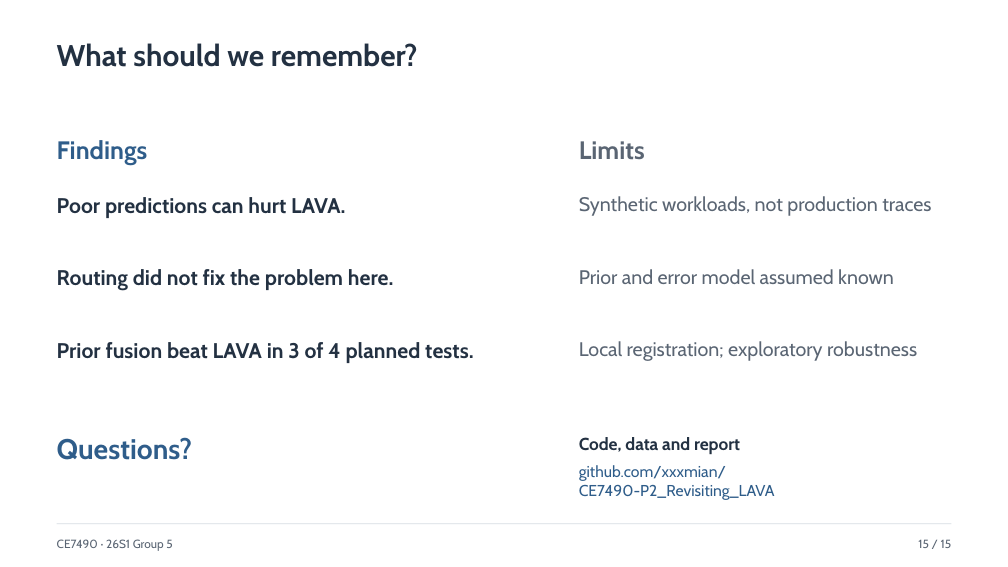
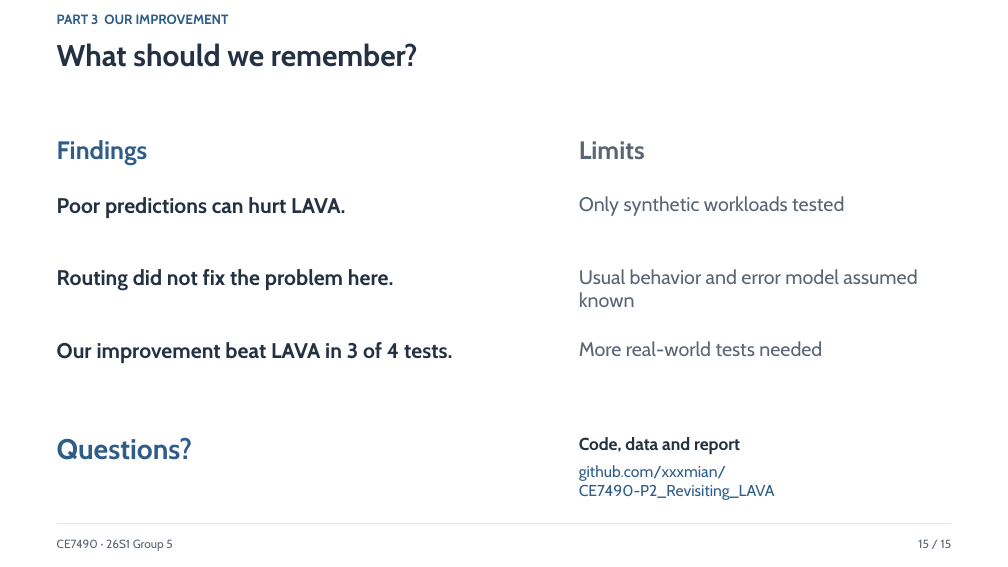
Before and after one commit to xxxmian/CE7490-P2_Revisiting_LAVA, a slide deck: slide 15 of Revisiting_Lifetime_Aware_VM_Allocation_Presentation_v4.pptx. Drawn at 1008x567 pixels with LibreOffice and Linux fonts; fonts in the diff are those of the drawing. Boxes give left, top, right and bottom in pixels: in the first picture for what was removed or moved away, otherwise in the second. Text is boxed around its words. In the diff, an @@ line names an element or a change of style, - is before the commit and + after.

```diff
--- a/Revisiting_Lifetime_Aware_VM_Allocation_Presentation_v4.pptx
+++ b/Revisiting_Lifetime_Aware_VM_Allocation_Presentation_v4.pptx
@@ text added at <box>57,14,229,24</box>, 12.8 pt, text #2F5D8A, bold @@
+PART 3 OUR IMPROVEMENT
@@ text at <box>579,196,844,216</box>: text changed @@
-Synthetic workloads, not production traces
+Only synthetic workloads tested
@@ text at <box>579,269,917,307</box>: text changed @@
-Prior and error model assumed known
+Usual behavior and error model assumed known
@@ text at <box>57,342,452,363</box>: text changed @@
-Prior fusion beat LAVA in 3 of 4 planned tests.
+Our improvement beat LAVA in 3 of 4 tests.
@@ text at <box>579,341,822,356</box>: text changed @@
-Local registration; exploratory robustness
+More real-world tests needed
```
Also in this commit, not shown: 12 other slides changed, 2 slides added, 2 slides removed, 6 other files.
